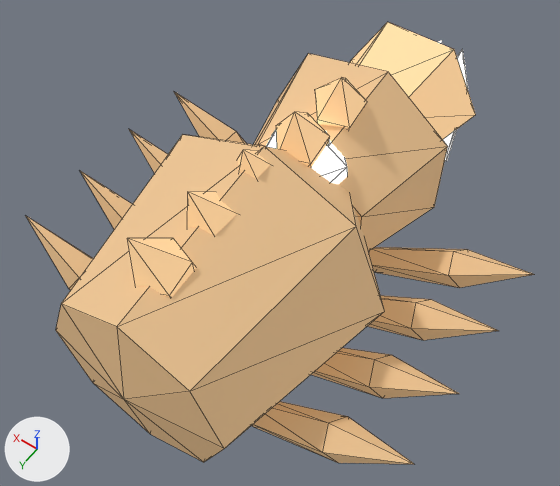
The glTF model assets/models/glb/deep-fracture-creature-Burrower-earth.glb, before and after one commit.
Before and after are seen from a 50 mm lens placed at (-1.16, 1.54, 3.12), pointed at (0.02, -0.1, 0.54). Lighting does not change. The marker at lower left points along +X, +Y and +Z. The picture after the commit comes second. Mesh edges are drawn as thin lines. Vertices at exactly the same position are counted once.

In view in the first picture: 'armor-core', 'armored-abdomen', 'armored-thorax', 'back-plate0', 'back-plate1', 'back-plate2', 'back-plate3', 'back-plate4', 'dig-leg-l0', 'dig-leg-l1', 'dig-leg-l2', 'dig-leg-l3', 'dig-leg-r0', 'dig-leg-r1', 'dig-leg-r2', 'dig-leg-r3', 'drill-head', 'drill-left'.
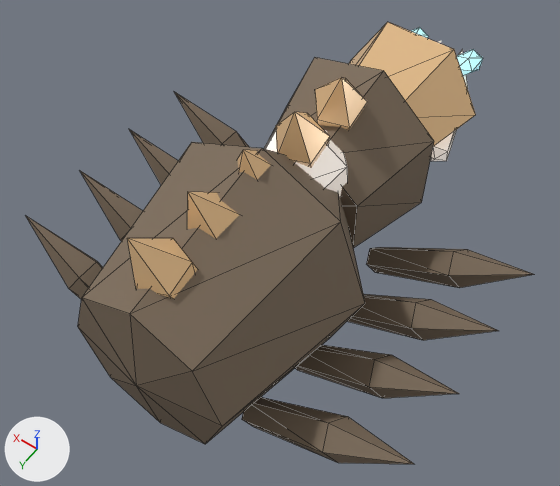
The edits, one by one:
In material 'export-source' (mat_export_source), emission_color goes from (1.0, 0.923, 0.853) (white #fff6ee) to (0.352, 0.325, 0.3) (grey #a09a95).
Material 'export-source.001' (mat_export_source_001) changes colour from beige #d4af81 to brown #7e6d5c; in linear values from (0.66, 0.43, 0.22) to (0.207, 0.154, 0.106).
In material 'export-source.001' (mat_export_source_001), emission_color is no longer (0.165, 0.107, 0.055), brown #715c42.
In material 'export-source.001' (mat_export_source_001), emission_strength is no longer 1.0.
In material 'export-source.002' (mat_export_source_002), roughness goes from 0.7 to 0.24.
In material 'export-source.002' (mat_export_source_002), emission_color goes from (0.528, 0.344, 0.176) (brown #c09e74) to (0.148, 0.0963, 0.0493) (brown #6b573f).
Material 'inset-elemental-eyes' (mat_inset_elemental_eyes) is new.
Its base color is (0.5, 0.85, 0.9) (cyan #bcedf3).
Its emission color is (0.113, 0.292, 0.36) (cyan #5e93a2).
Its emission strength is 1.0.
me_armored_abdomen is used by ob_armored_abdomen; location (0.0, 0.142, 0.66).
me_armored_abdomen had 18 vertices, 32 faces and spanned x -0.55..0.55, y -0.708..0.708, z -0.55..0.55.
me_armored_abdomen now has 18 vertices, 32 faces and spans x -0.473..0.473, y -0.644..0.644, z -0.55..0.55.
me_armored_abdomen part 1: the whole mesh is scaled about its middle by (0.86, 0.91, 1).
me_armored_thorax is used by ob_armored_thorax; location (0.022, -0.615, 0.685).
me_armored_thorax had 16 vertices, 28 faces and spanned x -0.428..0.428, y -0.425..0.425, z -0.438..0.438.
me_armored_thorax now has 16 vertices, 28 faces and spans x -0.368..0.368, y -0.386..0.386, z -0.438..0.438.
me_armored_thorax part 2: the whole mesh is scaled about its middle by (0.86, 0.91, 1).
me_dig_leg_l1 has 12 vertices, 20 faces and spans x -0.362..0.362, y -0.086..0.086, z -0.238..0.238.
me_dig_leg_l1 is used by ob_dig_leg_l1; location (-0.573, 0.13, 0.382).
me_dig_leg_l1 part 3: all faces are now shaded flat (1 of 20 changed).
Mesh me_icosphere_001 is new.
It is an icosphere of 20 faces spanning x -0.064..0.064, y -0.094..0.094, z -0.027..0.027.
It uses material mat_inset_elemental_eyes (cyan #bcedf3, glowing cyan #5e93a2).
Object 'inset-eye-1' (ob_inset_eye_1) is new; it shows me_icosphere_001.
Its location is (0.15, -1.442, 0.689).
Object 'inset-eye--1' (ob_inset_eye__1) is new; it shows a copy of me_icosphere_001.
Its location is (-0.15, -1.442, 0.689).

Pixel boxes (x1, y1, x2, y2) of what changed, in the pictures (560 x 486 px):
'armored-abdomen', recoloured, surface changed, rescaled (beige to brown, 12% narrower, 8% shorter)
    before: (56, 134, 384, 462)
    after: (78, 142, 365, 444)
'armored-thorax', recoloured, surface changed, rescaled (beige to brown, 13% narrower)
    before: (253, 53, 448, 251)
    after: (264, 57, 434, 248)
'drill-head', surface changed, recoloured (darker)
    both: (350, 22, 476, 140)
'dig-leg-l0', recoloured, surface changed (beige to brown)
    both: (252, 401, 414, 464)
'dig-leg-l1', recoloured, surface changed, shading changed (beige to brown)
    both: (311, 348, 459, 398)
'dig-leg-l3', recoloured, surface changed (beige to brown)
    both: (369, 247, 534, 288)
'dig-leg-l2', recoloured, surface changed (beige to brown)
    both: (368, 295, 499, 340)
'back-plate0', surface changed, recoloured (darker)
    both: (127, 238, 196, 297)
'dig-leg-r0', recoloured, surface changed (beige to brown)
    both: (25, 215, 93, 290)
'back-plate3', surface changed, recoloured
    both: (276, 112, 330, 168)
'back-plate4', surface changed, recoloured
    both: (315, 78, 367, 129)
'back-plate1', surface changed, recoloured (darker)
    both: (187, 192, 237, 236)
'armor-core', recoloured
    both: (266, 130, 348, 184)
'dig-leg-r1', recoloured, surface changed (beige to brown)
    both: (80, 171, 132, 229)
'dig-leg-r3', recoloured, surface changed (beige to brown)
    both: (174, 92, 247, 144)
'dig-leg-r2', recoloured, surface changed (beige to brown)
    both: (129, 129, 168, 173)
'back-plate2', surface changed, recoloured (darker)
    both: (238, 150, 271, 179)
'drill-left', recoloured
    both: (443, 49, 468, 161)
'inset-eye--1', added (cyan)
    after: (457, 49, 483, 76)
'inset-eye-1', added
    after: (411, 27, 429, 38)
part 3 of me_dig_leg_l1, shading changed
    before: (339, 348, 389, 359)
    after: (321, 345, 389, 359)
